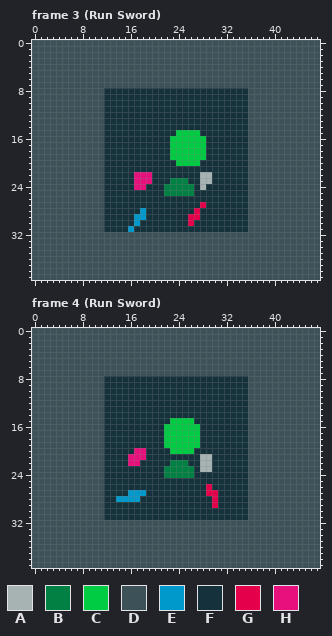
File history of a pixel-art file, lmao/!NEWRUN.aseprite. This is how it looked before the edit.
48x40 pixels, 8 frames. Shown: frame 3 (Run Sword), frame 4 (Run Sword). The commit also changed other frames, which this record leaves out.
Palette (. is transparent): A #a7b3b3  B #008042  C #00cc43  D #3c5158  E #0099cb  F #15313b  G #e5004c  H #e8107c
The same view after the edit:
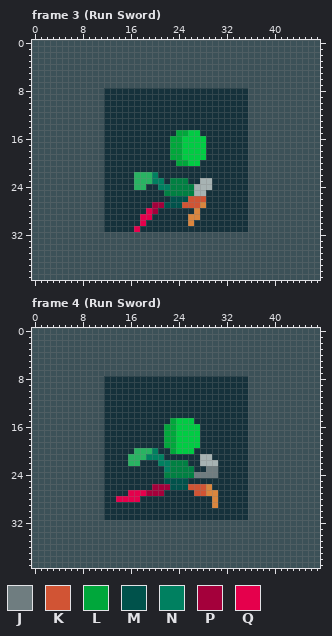
Colours new in this view: J #6f7d80  K #d15434  L #00a73b  M #00524b  N #008060  P #a4003b  Q #e5004c
Difference:
{"change": "layer \"Layer 9 Copy\" added"}
{"change": "layer \"Layer 9\" added"}
{"change": "layer \"Layer 10\" added"}
{"colour":"G","old":"#e5004c","new":"#da863e"}
{"colour":"H","old":"#e8107c","new":"#28b362"}
{"where": "frame 3 (Run Sword)"}
{"frame":3,"y":15,"x":24,"old":"CC","new":"LL"}
{"frame":3,"y":16,"x":23,"old":"CC","new":"LL"}
{"frame":3,"y":17,"x":23,"old":"CC","new":"LL"}
{"frame":3,"y":18,"x":23,"old":"CC","new":"LL"}
{"frame":3,"y":19,"x":23,"old":"CC","new":"LL"}
{"frame":3,"y":20,"x":24,"old":"CC","new":"LL"}
{"frame":3,"y":22,"x":20,"old":"F","new":"N"}
{"frame":3,"y":22,"x":28,"old":"AA","new":"FF"}
{"frame":3,"y":23,"x":20,"old":"FF","new":"NN"}
{"frame":3,"y":24,"x":21,"old":"FB","new":"NN"}
{"frame":3,"y":24,"x":27,"old":"F","new":"A"}
{"frame":3,"y":24,"x":29,"old":"F","new":"A"}
{"frame":3,"y":25,"x":27,"old":"FF","new":"AA"}
{"frame":3,"y":26,"x":23,"old":"FFFFFF","new":"MMMKKK"}
{"frame":3,"y":27,"x":20,"old":"FFFFFFFF","new":"PPMMMKKK"}
{"frame":3,"y":28,"x":18,"old":"EFF","new":"FQP"}
{"frame":3,"y":29,"x":17,"old":"EEF","new":"FQQ"}
{"frame":3,"y":30,"x":17,"old":"EF","new":"FQ"}
{"frame":3,"y":31,"x":16,"old":"EF","new":"FQ"}
{"where": "frame 4 (Run Sword)"}
{"frame":4,"y":15,"x":23,"old":"C","new":"L"}
{"frame":4,"y":16,"x":22,"old":"CC","new":"LL"}
{"frame":4,"y":17,"x":22,"old":"CC","new":"LL"}
{"frame":4,"y":18,"x":22,"old":"CC","new":"LL"}
{"frame":4,"y":19,"x":22,"old":"CC","new":"LL"}
{"frame":4,"y":20,"x":19,"old":"FF","new":"HN"}
{"frame":4,"y":20,"x":23,"old":"C","new":"L"}
{"frame":4,"y":21,"x":19,"old":"FFF","new":"NNN"}
{"frame":4,"y":22,"x":21,"old":"FF","new":"NN"}
{"frame":4,"y":22,"x":30,"old":"F","new":"A"}
{"frame":4,"y":23,"x":22,"old":"B","new":"N"}
{"frame":4,"y":23,"x":28,"old":"AAF","new":"FJJ"}
{"frame":4,"y":24,"x":27,"old":"FFFF","new":"JJJJ"}
{"frame":4,"y":25,"x":22,"old":"FFFF","new":"MMMM"}
{"frame":4,"y":26,"x":20,"old":"FFFFFFFFF","new":"PPPMMMKKK"}
{"frame":4,"y":27,"x":16,"old":"EEEFFF","new":"QQQPPP"}
{"frame":4,"y":27,"x":27,"old":"FF","new":"KK"}
{"frame":4,"y":28,"x":14,"old":"EEEE","new":"QQQQ"}
